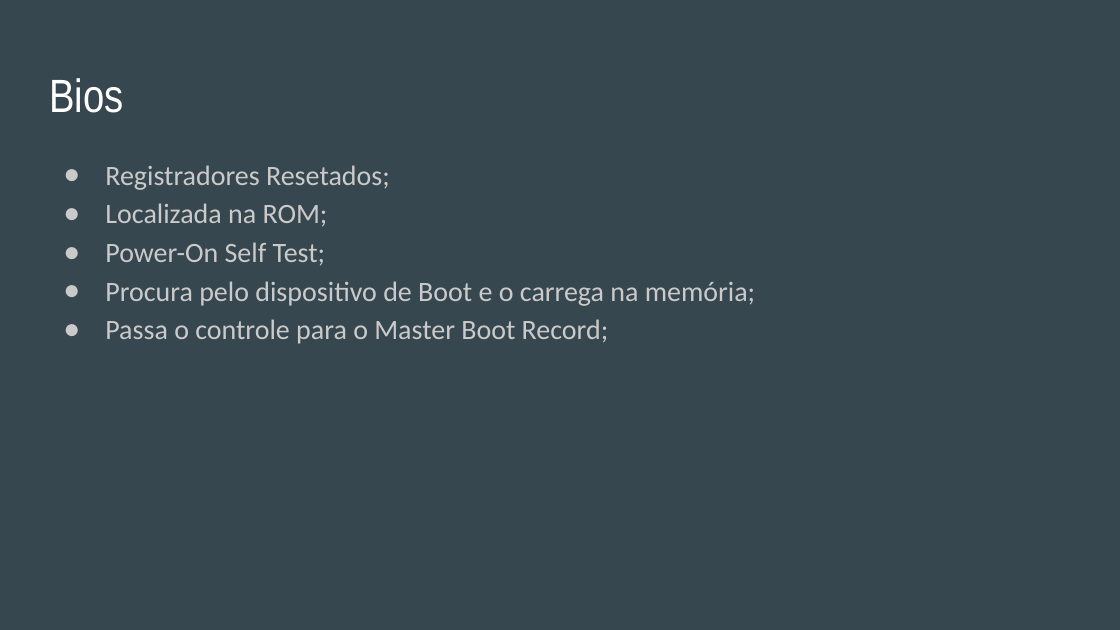
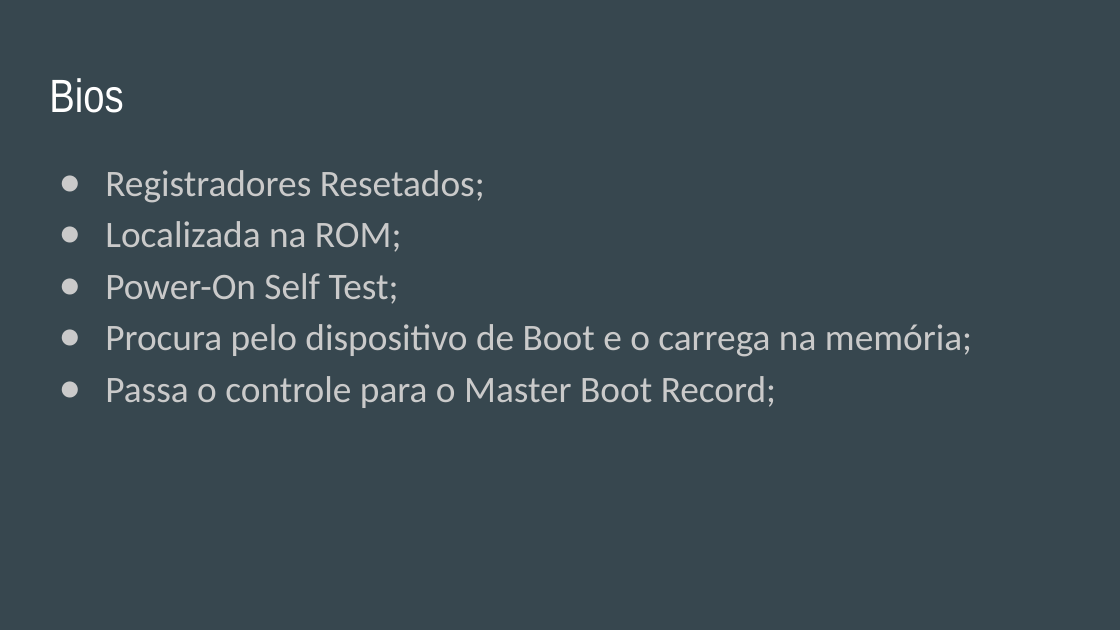
Before and after one commit to ArcanjoGabriel42/GabrielJoshua_finalProject_os_rr_2019, a slide deck: slide 3 of Documentação/Guia do Bootloader das Galáxias.pptx. Drawn at 1120x630 pixels with LibreOffice and Linux fonts; fonts in the diff are those of the drawing. Boxes give left, top, right and bottom in pixels: in the first picture for what was removed or moved away, otherwise in the second. Text is boxed around its words. In the diff, an @@ line names an element or a change of style, - is before the commit and + after.

```diff
--- a/Documentação/Guia do Bootloader das Galáxias.pptx
+++ b/Documentação/Guia do Bootloader das Galáxias.pptx
@@ text "Registradores Resetados;" at [105,170,972,408]: size 18 to 24 pt; indent changed @@
```
Also in this commit, not shown: 3 other slides changed, 3 slides added, 1 slide removed, 3 other files.
